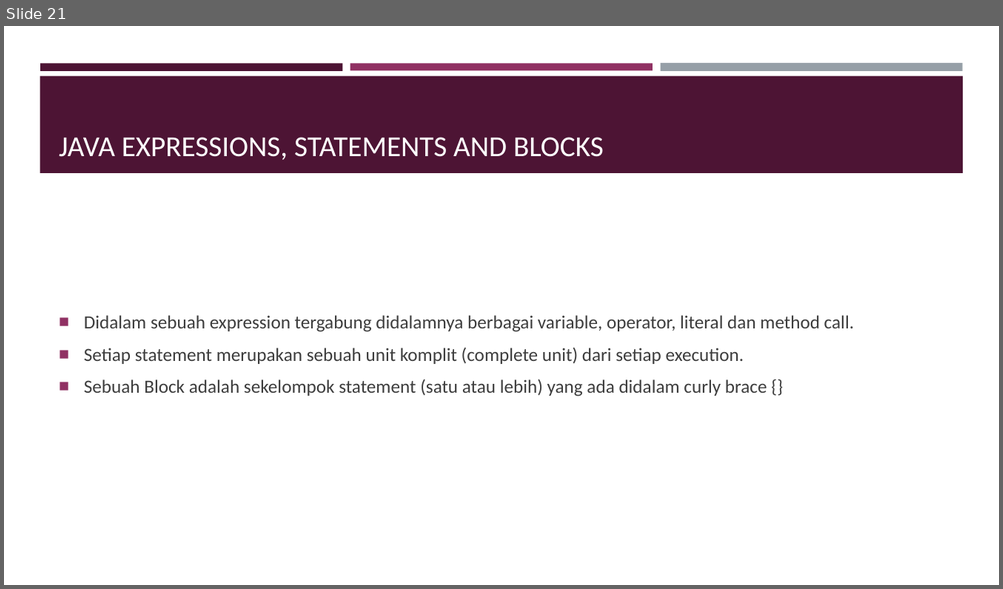
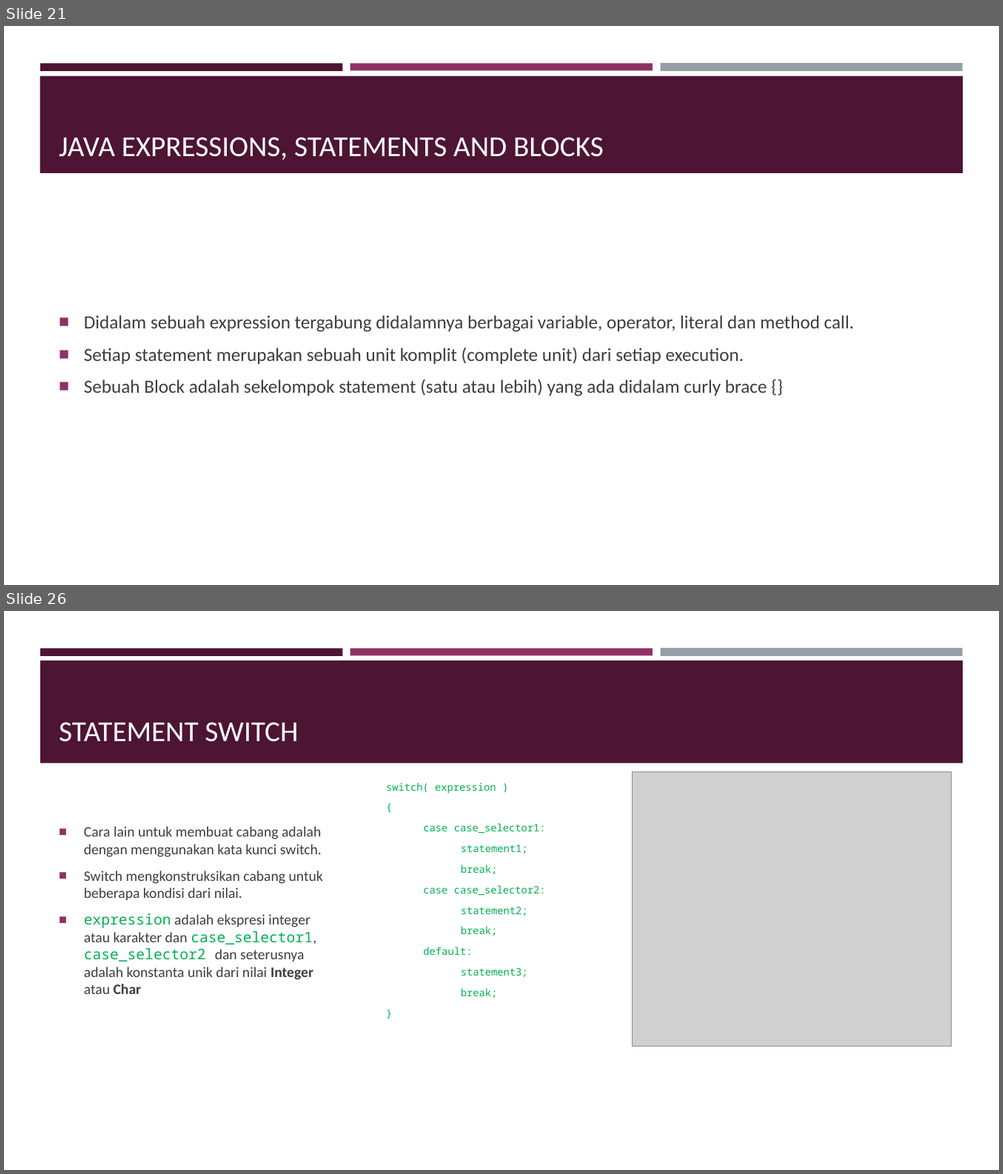
Before and after one commit to ahmadcahyana/bootcamp_java_fundamental, a slide deck: Bootcamp.pptx. Shown one above the other, each under a label of ours: slide 21 before the commit, slides 21 and 26 after it; the slides between them are not shown. The pictures are 1003x589 and 1003x1174 pixels, drawn with LibreOffice and Linux fonts; fonts in the diff are those of the drawing; grey boxes stand for pictures. Boxes give left, top, right and bottom in pixels: in the first picture for what was removed or moved away, otherwise in the second. Text is boxed around its words. In the diff, an @@ line names an element or a change of style, - is before the commit and + after.

```diff
--- a/Bootcamp.pptx
+++ b/Bootcamp.pptx
@@ slide 26 added at (4,611,999,1170), background #FFFFFF; not listed: 3 template elements that a slide beside it also shows @@
@@ rectangle added at (40,661,963,763), fill #4D1434 @@
@@ title added at (59,722,298,742), 28 pt, text #FFFFFF @@
+STATEMENT SWITCH
@@ text added at (386,783,546,998), 9.9 pt, text #00B050 @@
+switch( expression )
+{
+case case_selector1:
+statement1;
+break;
+case case_selector2:
+statement2;
+break;
+default:
+statement3;
+break;
+}
@@ picture added at (632,772,951,1047) @@
@@ text added at (84,826,323,994), 14 pt, text #3D3D3D @@
+■ Cara lain untuk membuat cabang adalah dengan menggunakan kata kunci switch.
+■ Switch mengkonstruksikan cabang untuk beberapa kondisi dari nilai.
+■ expression adalah ekspresi integer atau karakter dan case_selector1, case_selector2 dan seterusnya adalah konstanta unik dari nilai Integer atau Char
```
Also in this commit, not shown: 10 other slides added, 2 other files.
